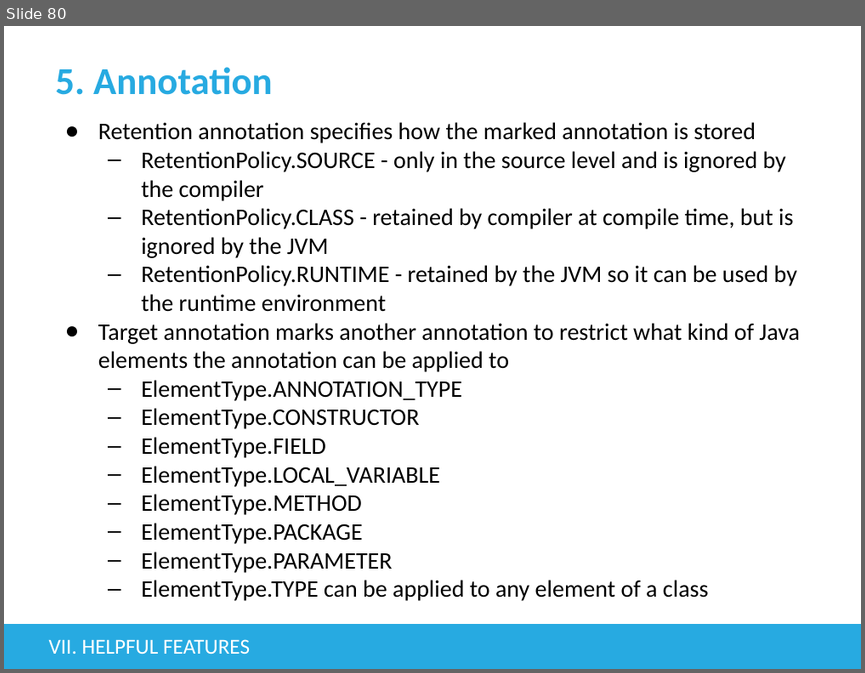
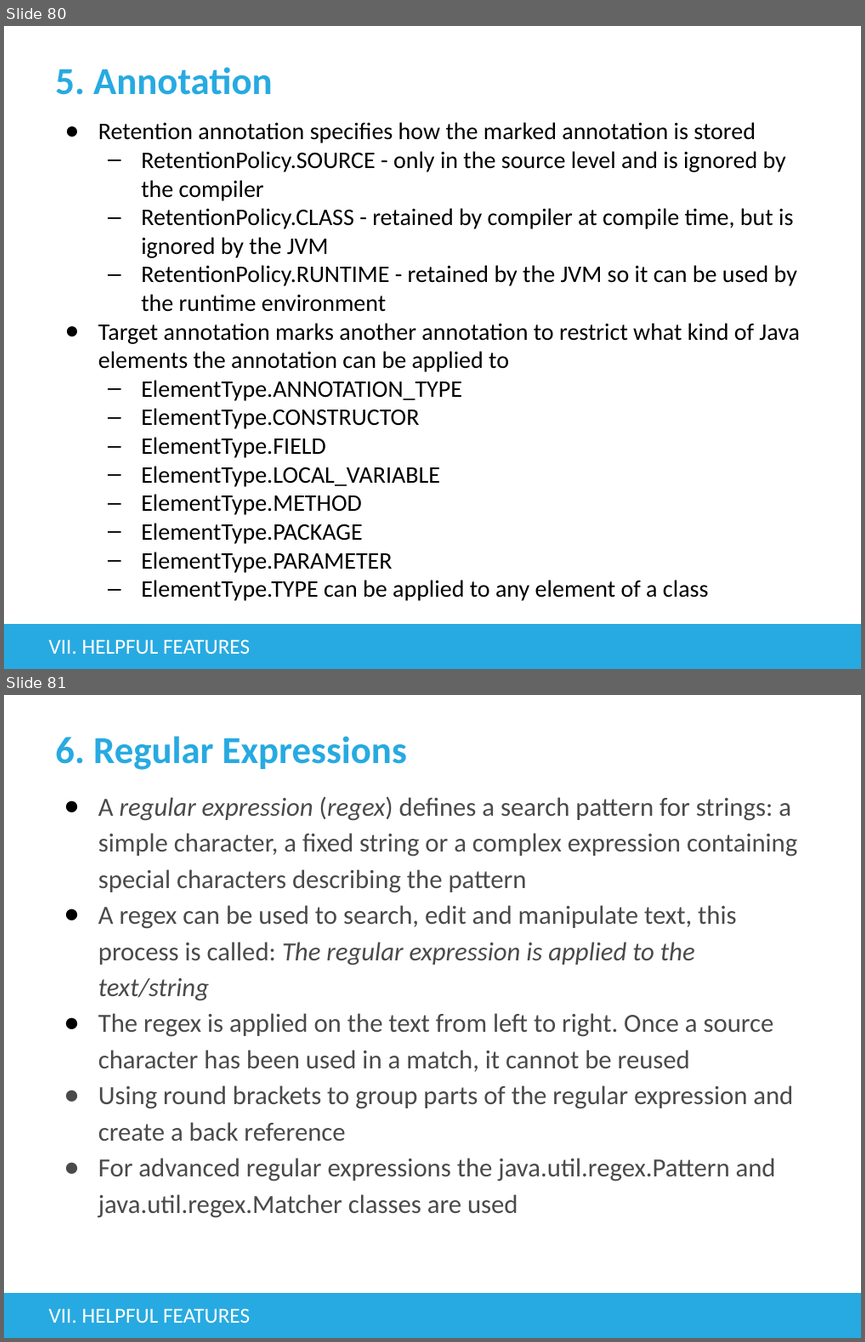
Before and after one commit to tienphat14/java-exercise, a slide deck: src/main/resources/Basic Java.pptx. Shown one above the other, each under a label of ours: slide 80 before the commit, slides 80 and 81 after it. The pictures are 865x673 and 865x1342 pixels, drawn with LibreOffice and Linux fonts; fonts in the diff are those of the drawing; background and template pictures are left out. Boxes give left, top, right and bottom in pixels: in the first picture for what was removed or moved away, otherwise in the second. Text is boxed around its words. In the diff, an @@ line names an element or a change of style, - is before the commit and + after.

Commit message:
common design pattern

```diff
--- a/src/main/resources/Basic Java.pptx
+++ b/src/main/resources/Basic Java.pptx
@@ slide 81 added at (4,695,861,1338), background #FFFFFF; not listed: 1 template element that a slide beside it also shows @@
@@ title added at (55,736,407,770), 32 pt, text #27AAE1, bold @@
+6. Regular Expressions
@@ text added at (98,796,797,1218), 22 pt, text #4A4A4A @@
+● A regular expression (regex) defines a search pattern for strings: a simple character, a fixed string or a complex expression containing special characters describing the pattern
+● A regex can be used to search, edit and manipulate text, this process is called: The regular expression is applied to the text/string
+● The regex is applied on the text from left to right. Once a source character has been used in a match, it cannot be reused
+● Using round brackets to group parts of the regular expression and create a back reference
+● For advanced regular expressions the java.util.regex.Pattern and java.util.regex.Matcher classes are used
@@ text added at (49,1308,250,1322), 18 pt, text #FFFFFF @@
+VII. HELPFUL FEATURES
```
Also in this commit, not shown: 10 slides changed, 18 other slides added, 24 other files.
